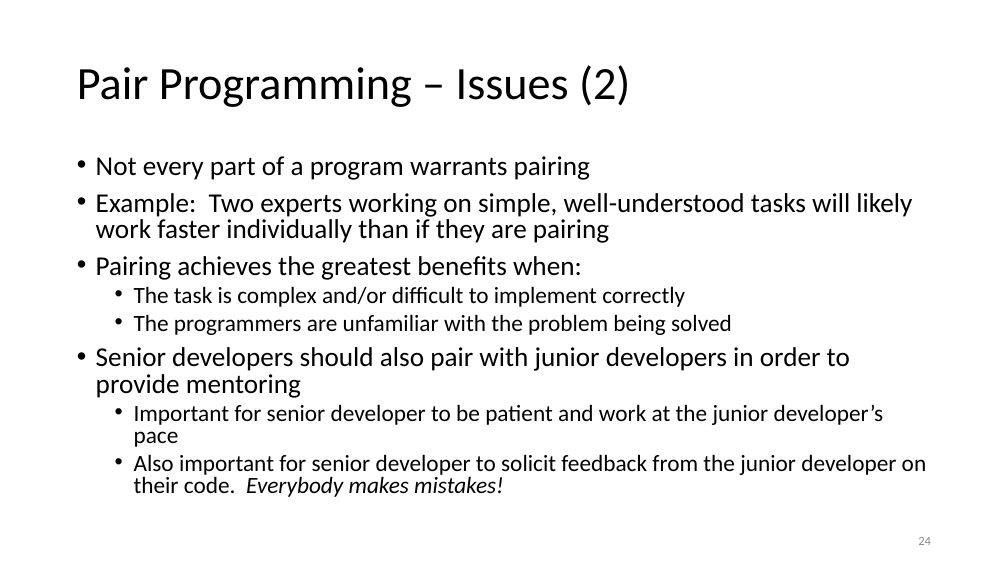
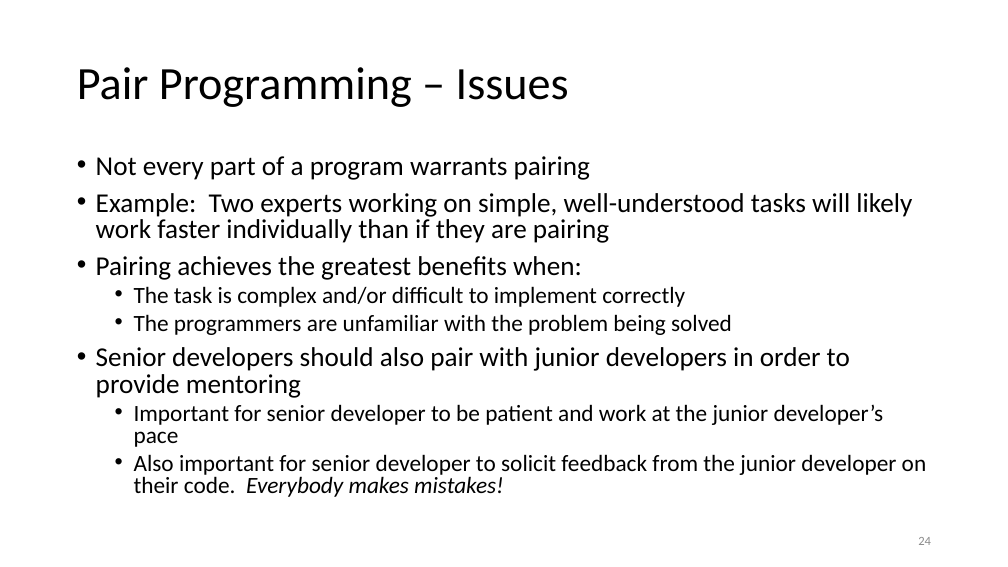
Before and after one commit to birajnp/Code-Review, a slide deck: slide 24 of presentations/CollaborativeConstruction.pptx. Drawn at 1008x567 pixels with LibreOffice and Linux fonts; fonts in the diff are those of the drawing. Boxes give left, top, right and bottom in pixels: in the first picture for what was removed or moved away, otherwise in the second. Text is boxed around its words. In the diff, an @@ line names an element or a change of style, - is before the commit and + after.

```diff
--- a/presentations/CollaborativeConstruction.pptx
+++ b/presentations/CollaborativeConstruction.pptx
@@ title at (77, 67, 569, 107): text changed @@
-Pair Programming – Issues (2)
+Pair Programming – Issues
```
Also in this commit, not shown: 8 other slides changed, 4 slides added, 1 slide removed.
